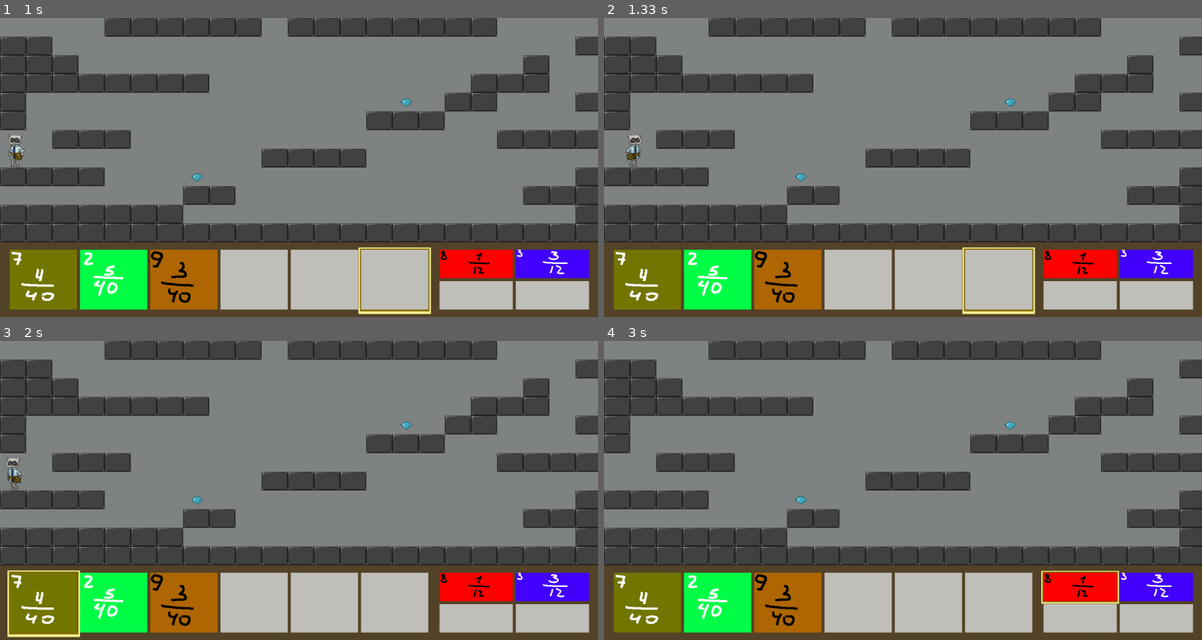
Above: before the commit, frames 1-4 (two rows, left to right).
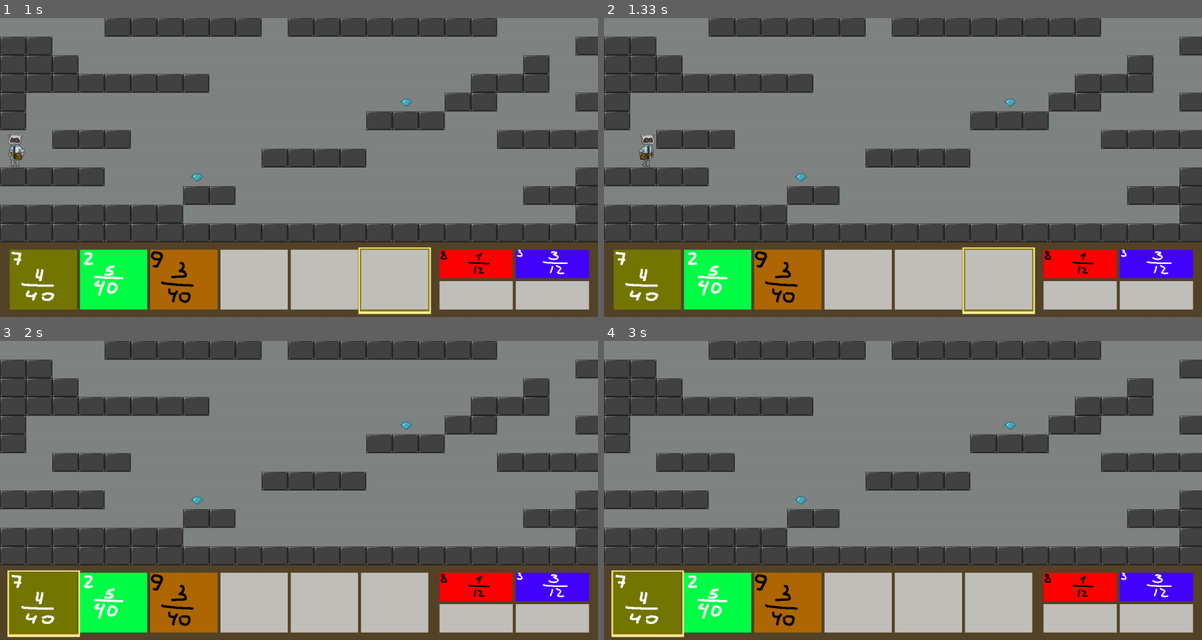
Above: after the commit, the same moments.

Repository: Kristal1ik/PyGame
Game: pygame game, started from Main.py
Two runs of this game, one before a commit and one after it. Both use one fixed random seed, a clock stepped at 60 frames per second and the inputs below.
Inputs (mouse positions are in pixels of both pictures, inside the frame that each line leads up to):
- Up to frame 1 (1 s): click (299, 164) at 0.38 s; hold Right from 0.67 s (still down); move the mouse to (275, 179) at 0.7 s
- Up to frame 2 (1.33 s): release Right at 1.13 s; hold Right from 1.17 s (still down); hold D from 1.17 s (still down)
- Up to frame 3 (2 s): release Right at 1.63 s; release D at 1.63 s; hold Left from 1.67 s (still down); hold A from 1.67 s (still down); tap Right Ctrl at 1.73 s
- Up to frame 4 (3 s): tap Right Ctrl at 2.03, 2.3, 2.63, 2.93 s; release Left at 2.2 s; release A at 2.2 s; hold Down 2.23-2.53 s; hold S 2.23-2.53 s; hold Left 2.57-2.97 s; hold A 2.57-2.97 s

Frame 1 is identical in both runs. In frame 2, 0.3% of the frame differs, in the area x 3-9%, y 39-50%; in frame 3, 0.2%; in frame 4, 0.7%, in the area x 1-87%, y 76-100%.

Commit message:
я погорячилась, 25 слишком мало

Diff:
--- a/Main.py
+++ b/Main.py
@@ -19,7 +19,7 @@
     size = width, height = 1600, 800
 
     screen = display.set_mode(size)
-    fps = 25
+    fps = 60
     tile_x, tile_y = 70, 50
     menu = True
 
